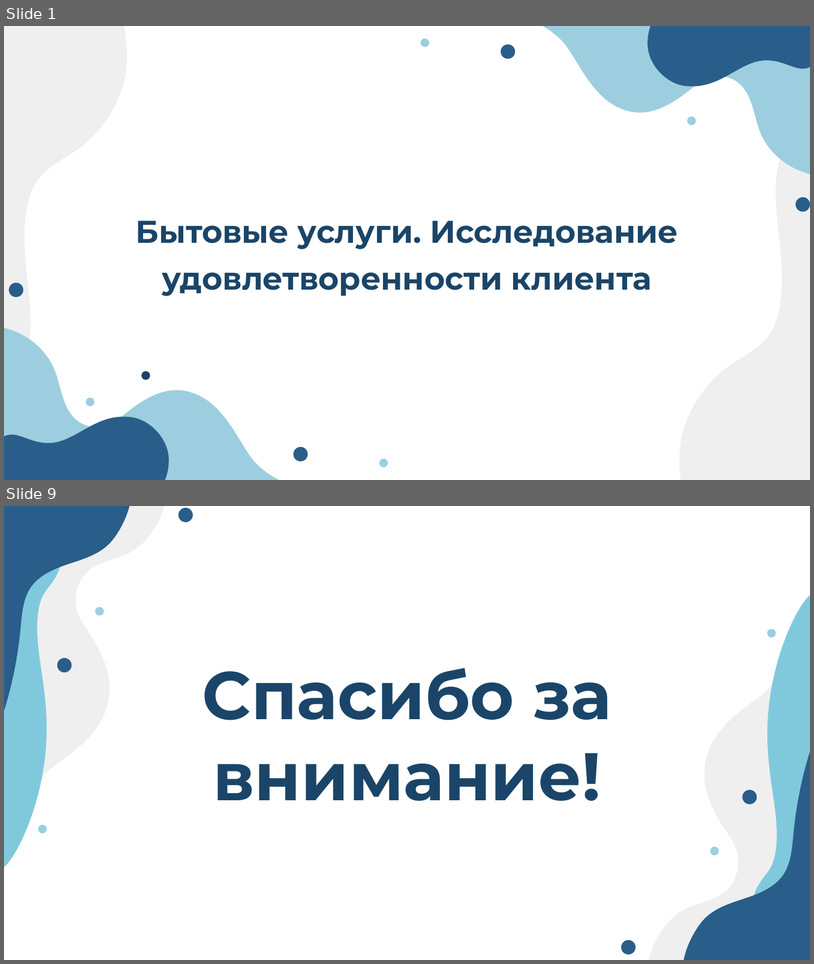
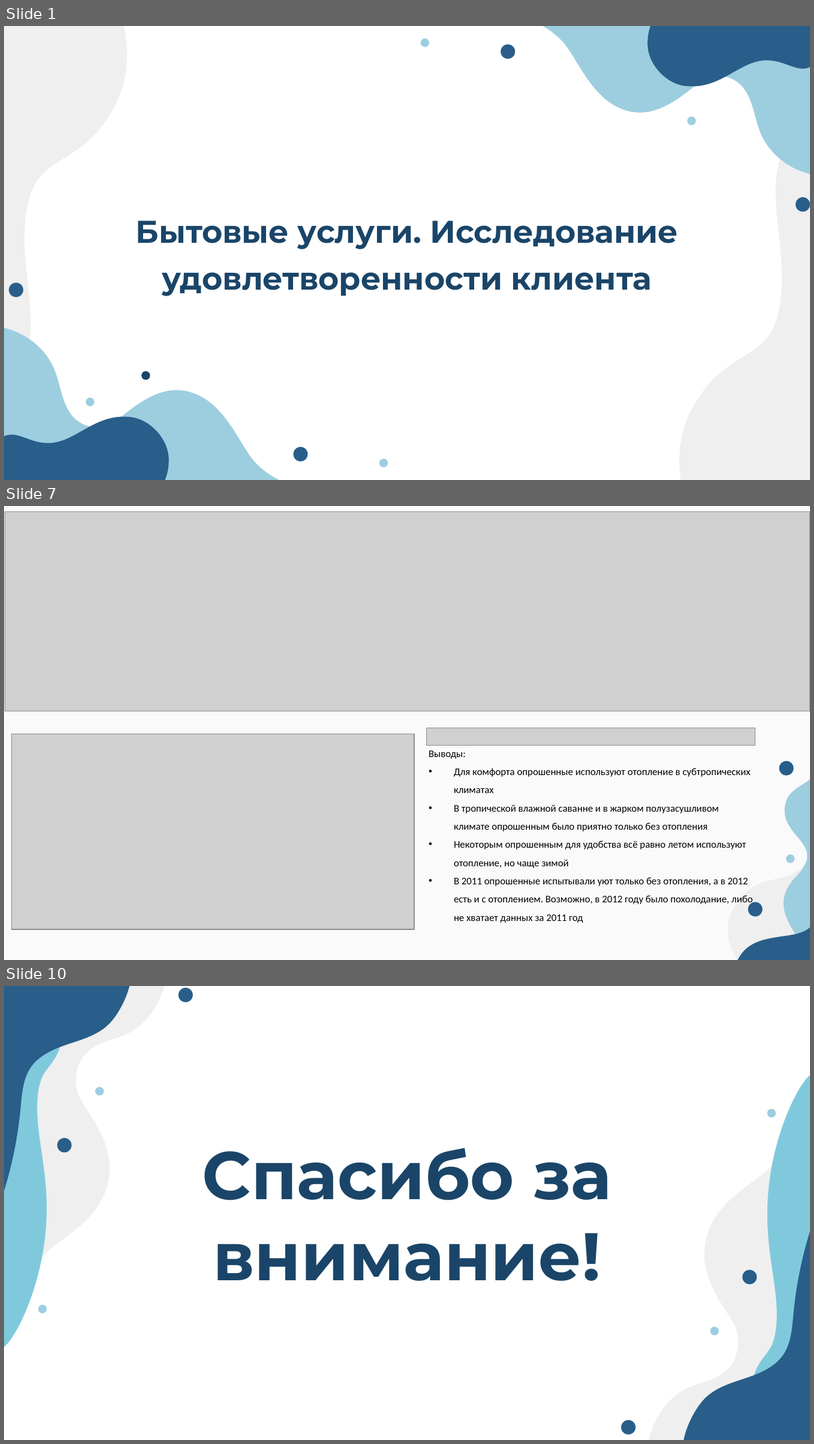
Before and after one commit to olegg366/SCHAD_household_services_09, a slide deck: Презентация.pptx. Shown one above the other, each under a label of ours: slides 1 and 9 before the commit, slides 1, 7 and 10 after it; the slides between them are not shown. The pictures are 814x964 and 814x1444 pixels, drawn with LibreOffice and Linux fonts; fonts in the diff are those of the drawing; grey boxes stand for pictures. Boxes give left, top, right and bottom in pixels: in the first picture for what was removed or moved away, otherwise in the second. Text is boxed around its words. In the diff, an @@ line names an element or a change of style, - is before the commit and + after.

```diff
--- a/Презентация.pptx
+++ b/Презентация.pptx
@@ slide 7 added at (4,506,810,960), background #FAFAFA @@
@@ picture added at (5,511,810,711) @@
@@ freeform shape added at (719,711,810,960), fill #285E89 @@
@@ picture added at (11,733,414,928) @@
@@ picture added at (426,728,756,745) @@
@@ text added at (429,750,753,922), 9 pt, text #000000 @@
+Выводы:
+• Для комфорта опрошенные используют отопление в субтропических климатах
+• В тропической влажной саванне и в жарком полузасушливом климате опрошенным было приятно только без отопления
+• Некоторым опрошенным для удобства всё равно летом используют отопление, но чаще зимой
+• В 2011 опрошенные испытывали уют только без отопления, а в 2012 есть и с отоплением. Возможно, в 2012 году было похолодание, либо не хватает данных за 2011 год
@@ freeform shape added at (702,771,810,960), fill #EFEFEF @@
@@ freeform shape added at (740,758,810,960), fill #9DCEDF @@
@@ ellipse added at (777,758,797,778), fill #285E89 @@
@@ ellipse added at (785,853,797,865), fill #9DCEDF @@
@@ ellipse added at (746,899,765,919), fill #285E89 @@
@@ what was slide 9 is now slide 10 @@
```
Also in this commit, not shown: 3 slides changed, 4 other slides added, 4 slides removed.
